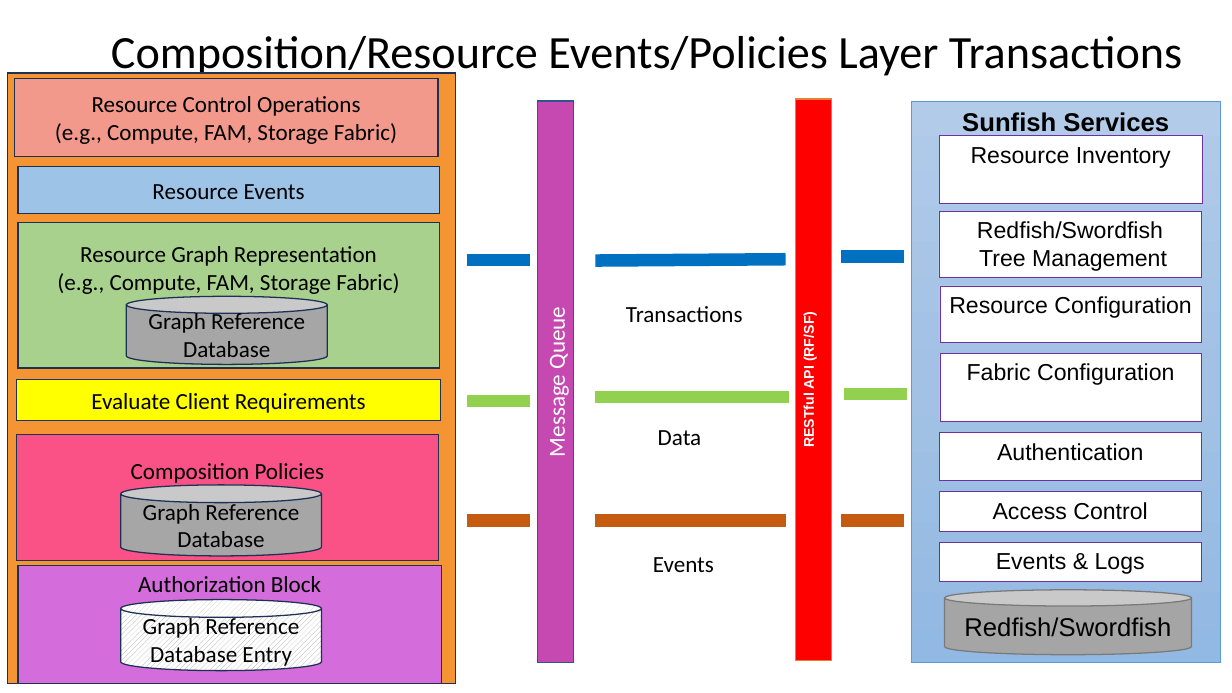
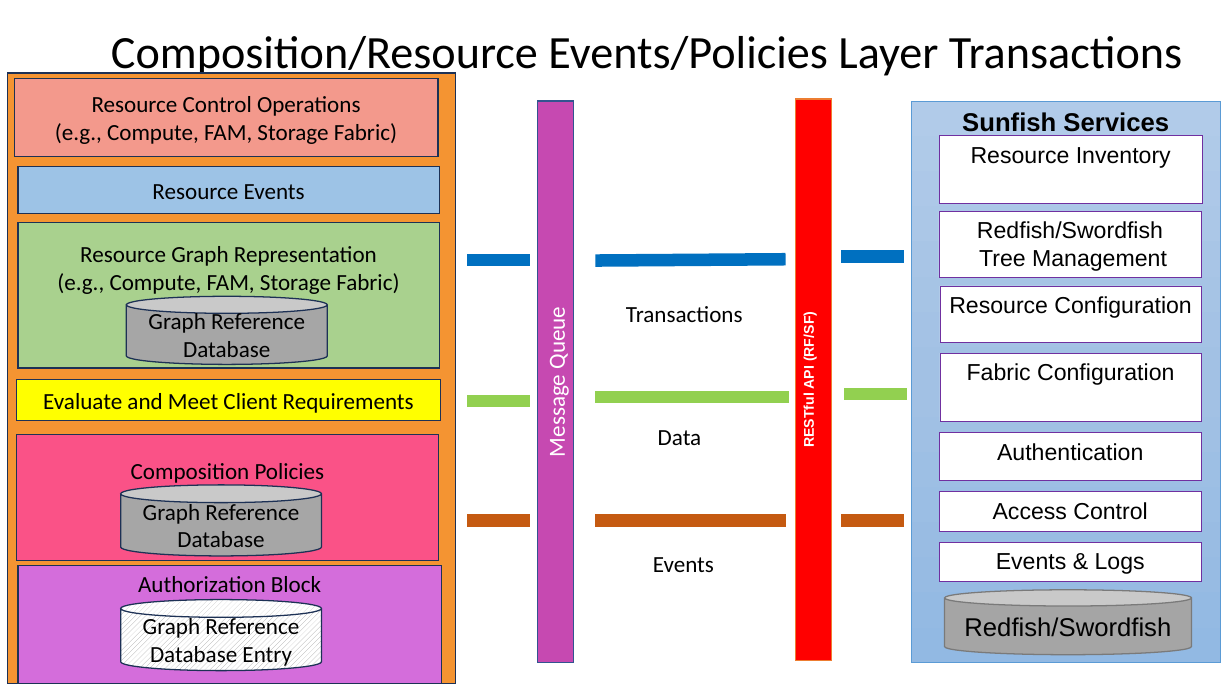
Before and after one commit to OFMFWG/ComposabilityManagerDocs, a slide deck: slide 9 of Composition_Framework_July_2023_1.pptx. Drawn at 1232x693 pixels with LibreOffice and Linux fonts; fonts in the diff are those of the drawing. Boxes give left, top, right and bottom in pixels: in the first picture for what was removed or moved away, otherwise in the second. Text is boxed around its words. In the diff, an @@ line names an element or a change of style, - is before the commit and + after.

```diff
--- a/Composition_Framework_July_2023_1.pptx
+++ b/Composition_Framework_July_2023_1.pptx
@@ text in rectangle at [43,393,414,413]: text changed @@
-Evaluate Client Requirements
+Evaluate and Meet Client Requirements
```
Also in this commit, not shown: 3 other slides changed.
